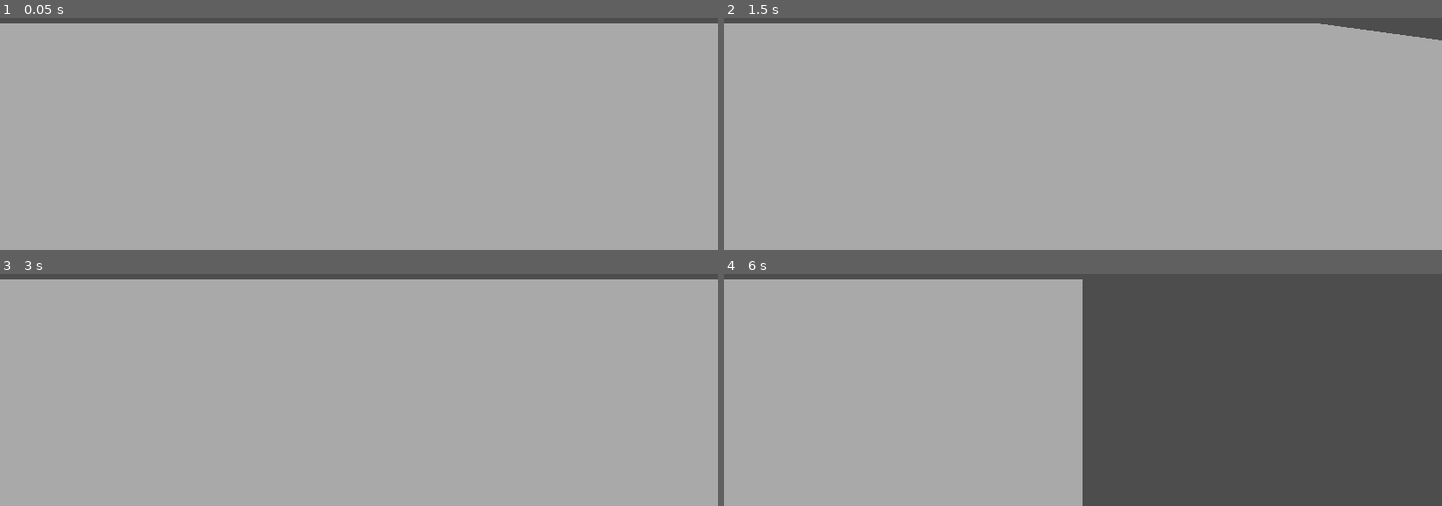
Above: before the commit, frames 1-4 (two rows, left to right).
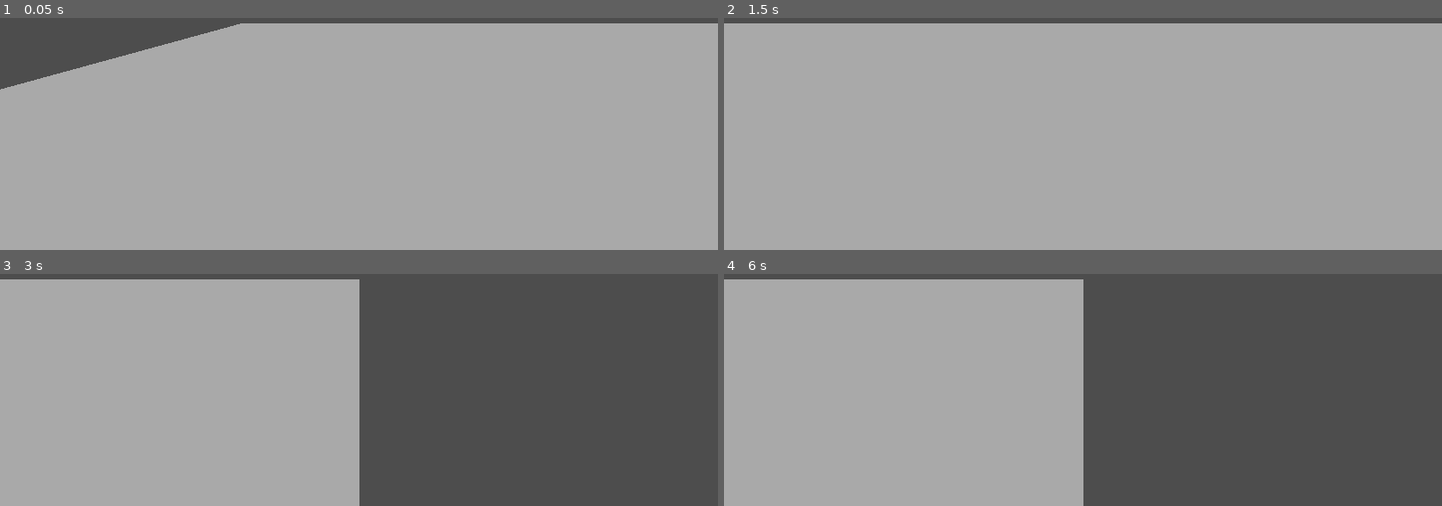
Above: after the commit, the same moments.

Repository: SHyguymoll/EternityGame_STRTeam
Game: Godot game, scene res://scenes/game.tscn
Same seed, same stepped clock (60 frames per second), same inputs: the game is played once before the commit and once after it. The project has no main scene, so this scene is started directly.
Inputs:
- Up to frame 1 (0.05 s): no input
- Up to frame 2 (1.5 s): no input
- Up to frame 3 (3 s): tap Enter at 2.75 s
- Up to frame 4 (6 s): tap Space at 5.75 s

The runs differ from the first frame. In frame 1, 4.8% of the frame differs, in the area x 0-34%, y 2-31%; in frame 2, 0.6%; in frame 3, 49%, in the area x 50-100%, y 2-100%; in frame 4, 0.1%.

Commit message:
reparented ground placeholder for proper looping

Diff:
--- a/scenes/game.tscn
+++ b/scenes/game.tscn
@@ -1,12 +1,6 @@
 [gd_scene load_steps=6 format=3 uid="uid://br76acg3nulm6"]
 
 [ext_resource type="Script" path="res://scripts/game.gd" id="1_sth8l"]
-
-[sub_resource type="StandardMaterial3D" id="StandardMaterial3D_olwsu"]
-
-[sub_resource type="PlaneMesh" id="PlaneMesh_bvesg"]
-material = SubResource("StandardMaterial3D_olwsu")
-size = Vector2(10, 100)
 
 [sub_resource type="Sky" id="Sky_ewpfr"]
 
@@ -15,15 +9,24 @@
 ambient_light_source = 2
 ambient_light_color = Color(0.662745, 0.662745, 0.662745, 1)
 
+[sub_resource type="StandardMaterial3D" id="StandardMaterial3D_olwsu"]
+
+[sub_resource type="PlaneMesh" id="PlaneMesh_bvesg"]
+material = SubResource("StandardMaterial3D_olwsu")
+size = Vector2(10, 100)
+
 [node name="Game" type="Node3D"]
 script = ExtResource("1_sth8l")
 
 [node name="GameCamera" type="Camera3D" parent="."]
 transform = Transform3D(-4.37114e-08, -0.214735, 0.976672, 0, 0.976672, 0.214735, -1, 9.38638e-09, -4.26917e-08, 6.108, 1.775, 0)
 
-[node name="GroundPlaceholder" type="MeshInstance3D" parent="."]
-transform = Transform3D(1, 0, 0, 0, 1, 0, 0, 0, 1, 0, 0.435, 0)
-mesh = SubResource("PlaneMesh_bvesg")
-
 [node name="WorldEnvironment" type="WorldEnvironment" parent="."]
 environment = SubResource("Environment_77kwg")
+
+[node name="GroundPlaceholder" type="Node3D" parent="."]
+
+[node name="Mesh" type="MeshInstance3D" parent="GroundPlaceholder"]
+transform = Transform3D(1, 0, 0, 0, 1, 0, 0, 0, 1, 0, 0.435, -50)
+mesh = SubResource("PlaneMesh_bvesg")
+skeleton = NodePath("../..")
--- a/scripts/game.gd
+++ b/scripts/game.gd
@@ -3,4 +3,4 @@
 @onready var _ground : Node3D = $GroundPlaceholder
 
 func _process(delta: float) -> void:
-	_ground.position.z = fmod(_ground.position.z + (delta * 100), 55)
+	_ground.position.z = fmod(_ground.position.z + (delta * 100), 100)
